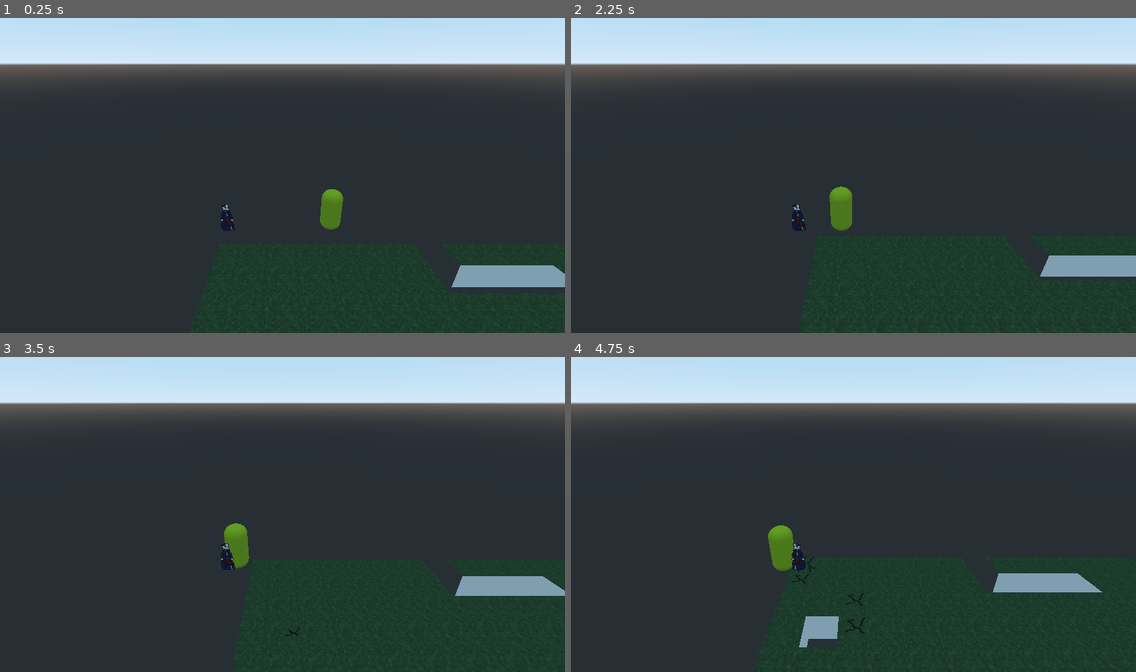
Above: before the commit, frames 1-4 (two rows, left to right).
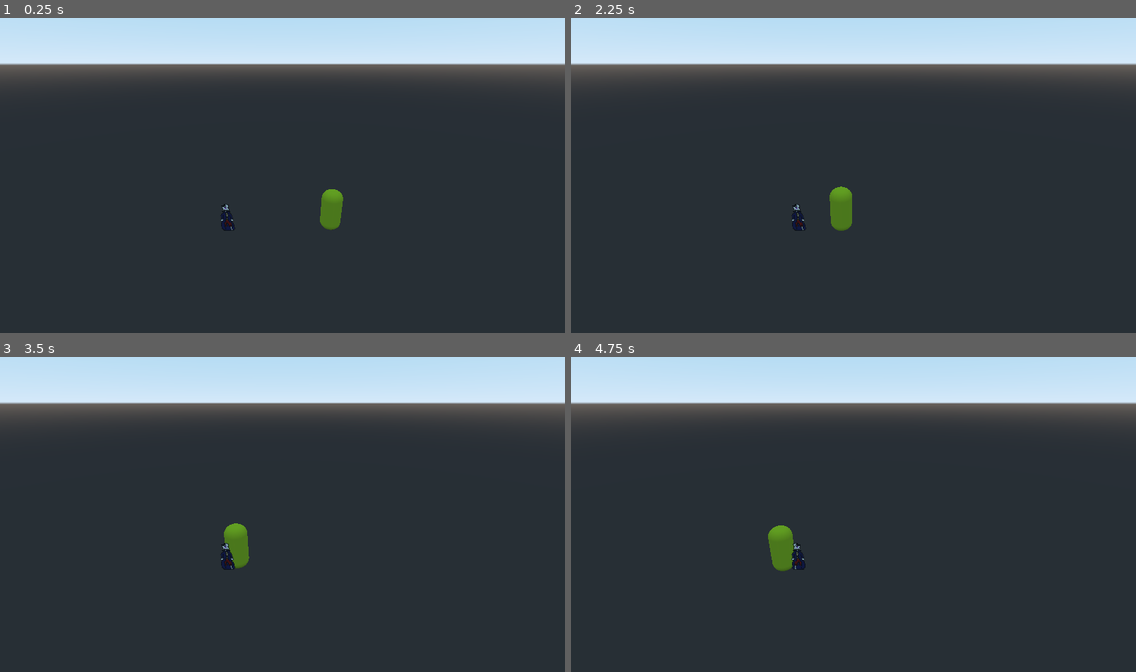
Above: after the commit, the same moments.

Repository: SkyanSam/CodedayFall2021
Game: Godot game, scene res://Game.tscn
Same seed, same stepped clock (60 frames per second), same inputs: the game is played once before the commit and once after it.
Inputs:
- Up to frame 1 (0.25 s): no input
- Up to frame 2 (2.25 s): hold A (a) 0.53-1.28 s; tap D (d) at 0.8, 1.35 s; tap S (s) at 1.55 s; hold S (s) from 2.03 s (still down)
- Up to frame 3 (3.5 s): tap A (a) at 2.3, 2.85 s; release S (s) at 2.78 s; tap D (d) at 3.05 s
- Up to frame 4 (4.75 s): hold D (d) 3.53-4.28 s; tap S (s) at 3.8 s; tap Space (hair_blow) at 4.35 s; tap A (a) at 4.55 s

The runs differ from the first frame. In frame 1, 1.3% of the frame differs, in the area x 37-100%, y 72-100%; in frame 2, 1.1%; in frame 3, 1.1%; in frame 4, 1.6%, in the area x 33-98%, y 63-100%.
Error after the commit: Parse Error: Expected an indented block after "if". (res://Tilemap/Tilemap.gd:125)

Commit message:
attempt to add doors to rooms (probably a fail)

Diff:
--- a/CodedayFall2021/Tilemap/Tilemap.gd
+++ b/CodedayFall2021/Tilemap/Tilemap.gd
@@ -95,10 +95,46 @@
 				var m_x = x + coords.x
 				for a in range(-min_room_distance, min_room_distance + 1):
 					for b in range(-min_room_distance, min_room_distance + 1):
-						if not (m_y + b < 0 || m_y + b >= level_matrix.size() || m_x + a < 0 || m_x + a >= level_matrix.size()):
-							if level_matrix[m_y + b][m_x + a] == 1:
-								return true
+						if (m_y + b < 0 || m_y + b >= level_matrix.size() || m_x + a < 0 || m_x + a >= level_matrix.size()):
+							return true
+						elif level_matrix[m_y + b][m_x + a] == 1:
+							return true
 	return false
+
+func match_openings(level_matrix):
+	var coords = []
+	var directions = [] # 0: RIGHT, 1: DOWN, 2: LEFT, 3: UP
+	var matches = create_map()
+	for y in range(level_matrix.size()):
+		for x in range(level_matrix.size()):
+			if (level_matrix[y][x] == 10):
+				openings.append(Vector2(x,y))
+				if (level_matrix[y+1][x] != -1): directions.append(1)
+				elif (level_matrix[y-1][x] != -1): directions.append(3)
+				elif (level_matrix[y][x+1] != -1): directions.append(2)
+				elif (level_matrix[y][x-1] != -1): directions.append(0)
+
+	for i in coords:
+		var last_closest_item = -1
+		for j in coords:
+			if (i != j):
+				if ((coords[i] - coords[last_closest_item]).length() > (coords[i] - coords[j]).length()):
+
+
+
+func search_for_closest_opening(coords : Vector2, level_matrix, target_angle : float, max_angle_difference : float):
+	var last_coords = Vector2(-1,-1)
+	for y in range(level_matrix.size()):
+		for x in range(level_matrix.size()):
+			if (coords != Vector2(x,y) && level_matrix[y][x] == 10):
+				if ((coords - last_coords).length() > (coords - Vector2(x,y)).length()):
+					var this_angle = rad2deg((coords - Vector2(x,y)).angle())
+					if (target_angle - max_angle_difference <= this_angle && this_angle <= target_angle + max_angle_difference):
+						last_coords = Vector2(x,y)
+	if (last_coords == Vector2(-1,-1)):
+		return null
+	else:
+		return last_coords
 
 func try_create_room(r, room_matrix, level_matrix, tries): # returns null or vector2
 	if tries == 0:
